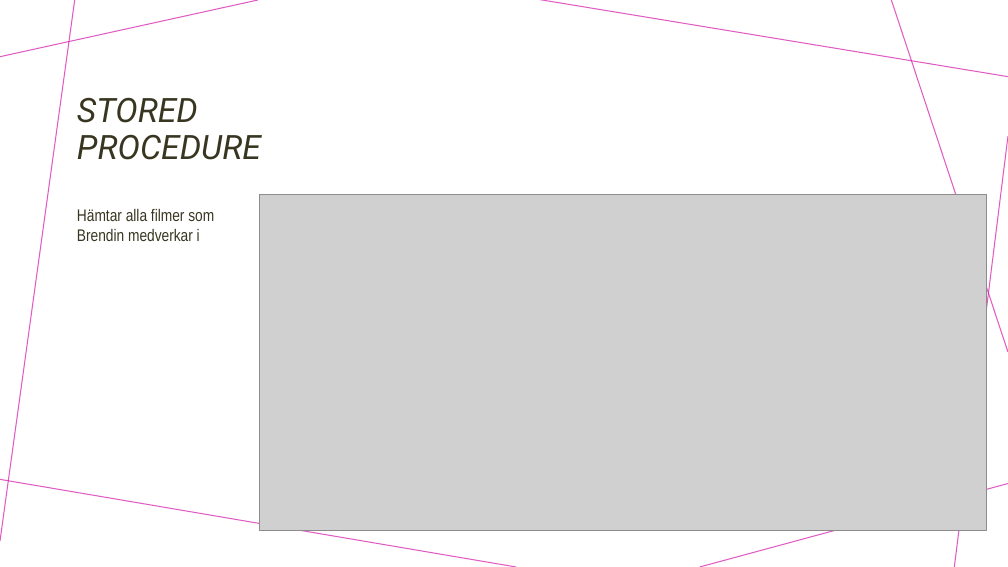
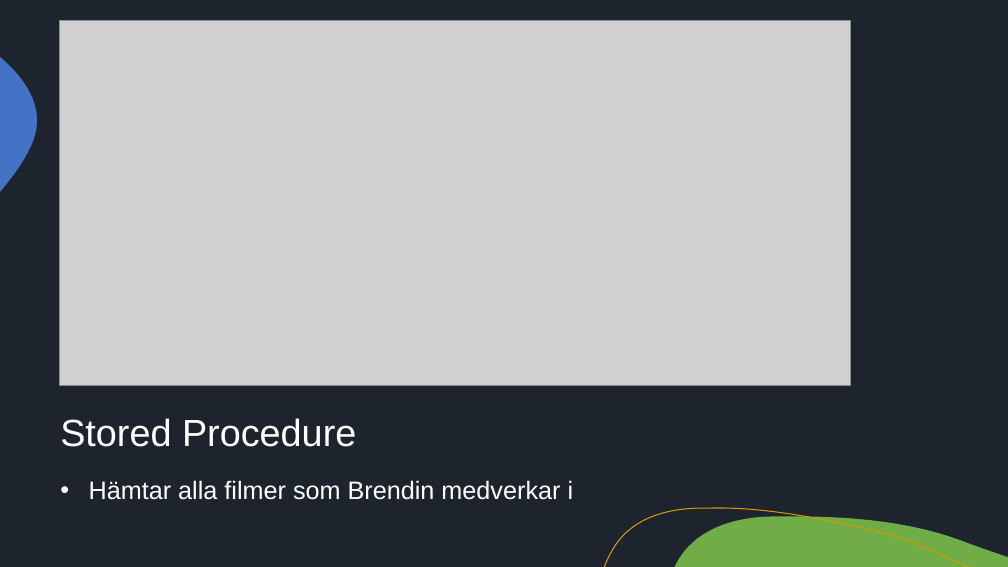
Before and after one commit to bassidus/YellowMovieDatabase, a slide deck: slide 5 of Presentation_YMDB.pptx. Drawn at 1008x567 pixels with LibreOffice and Linux fonts; fonts in the diff are those of the drawing; grey boxes stand for pictures. Boxes give left, top, right and bottom in pixels: in the first picture for what was removed or moved away, otherwise in the second. Text is boxed around its words. In the diff, an @@ line names an element or a change of style, - is before the commit and + after.

```diff
--- a/Presentation_YMDB.pptx
+++ b/Presentation_YMDB.pptx
@@ background #FFFFFF to #1D242E @@
@@ line removed from (258, 0) to (0, 57) @@
@@ line removed from (75, 0) to (0, 541) @@
@@ picture resized from (x1=259, y1=194, x2=986, y2=530) to (x1=60, y1=20, x2=851, y2=386) @@
@@ line removed from (1008, 76) to (540, 0) @@
@@ line removed from (1008, 352) to (892, 0) @@
@@ freeform shape added at (x1=0, y1=57, x2=37, y2=192), fill #4472C4 @@
@@ title removed at (x1=77, y1=97, x2=261, y2=160) @@
-STORED
-PROCEDURE
@@ line removed from (1008, 136) to (954, 567) @@
@@ text "Stored Procedure" moved from (x1=77, y1=209, x2=214, y2=241) to (x1=60, y1=418, x2=574, y2=500) @@
@@ text at (x1=60, y1=418, x2=356, y2=447): paragraph added @@
+Stored Procedure
@@ line removed from (516, 567) to (0, 479) @@
@@ text at (x1=89, y1=480, x2=574, y2=500): size 16 to 24 pt, font Arial Narrow to Arial, text colour #383620 to #FFFFFF in "Hämtar alla filmer som Brendin medverkar i"; bullet none to •; less space between paragraphs @@
@@ freeform shape added at (x1=604, y1=508, x2=969, y2=567), outline #CF9B00 1 pt @@
@@ line removed from (1008, 484) to (700, 567) @@
@@ freeform shape added at (x1=675, y1=516, x2=1008, y2=567), fill #70AD47 @@
```
Also in this commit, not shown: 3 other slides changed, 3 slides added, 2 slides removed.
